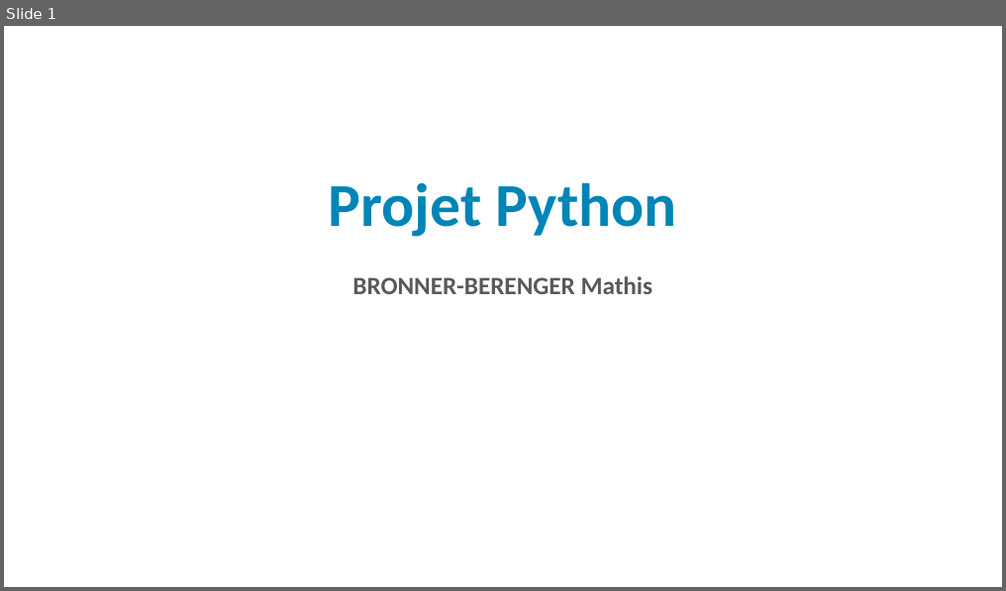
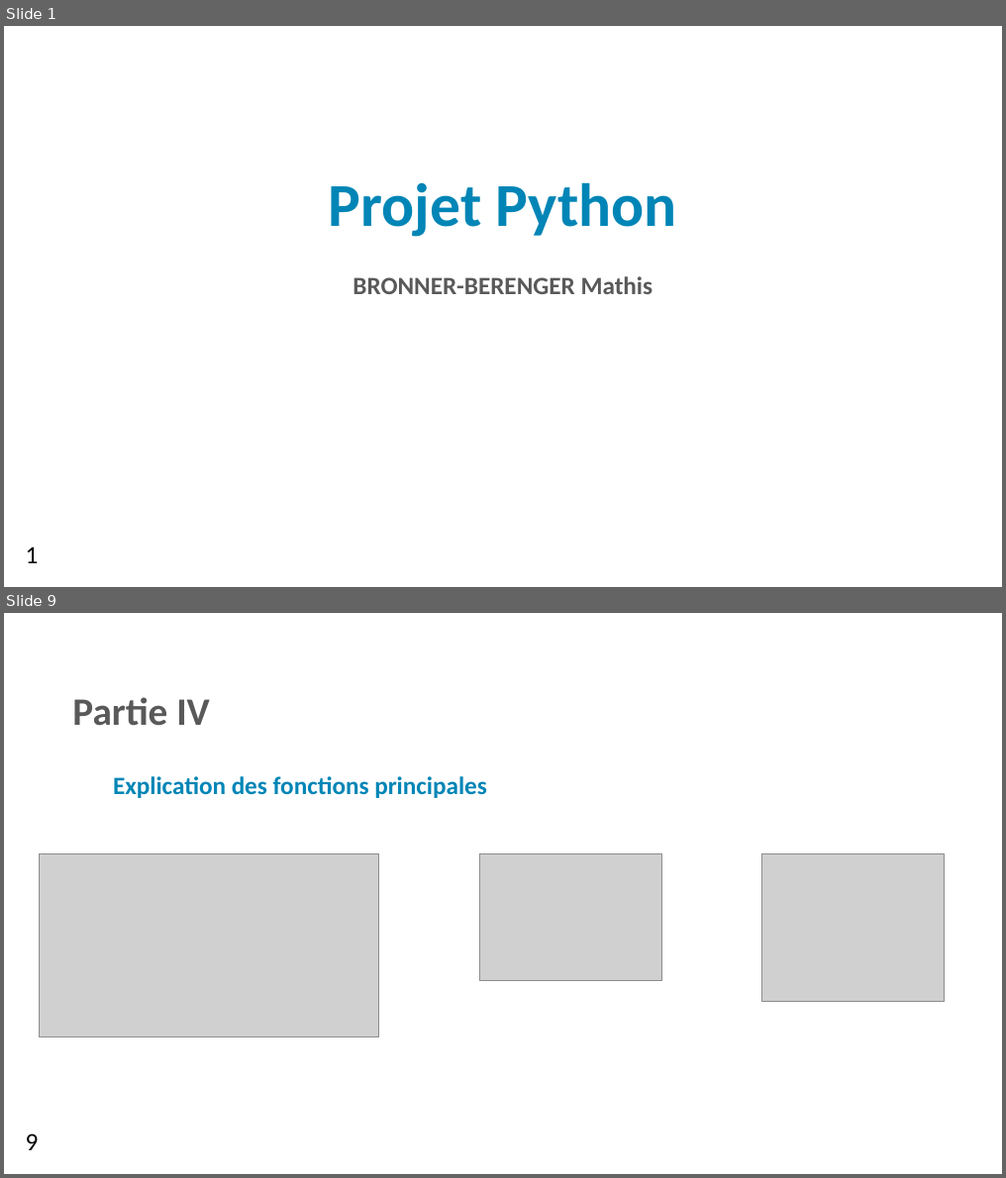
Before and after one commit to matmat201/Python_Project_M1, a slide deck: Présentation_Projet_Python.pptx. Shown one above the other, each under a label of ours: slide 1 before the commit, slides 1 and 9 after it; the slides between them are not shown. The pictures are 1006x591 and 1006x1178 pixels, drawn with LibreOffice and Linux fonts; fonts in the diff are those of the drawing; grey boxes stand for pictures; background and template pictures are left out. Boxes give left, top, right and bottom in pixels: in the first picture for what was removed or moved away, otherwise in the second. Text is boxed around its words. In the diff, an @@ line names an element or a change of style, - is before the commit and + after.

```diff
--- a/Présentation_Projet_Python.pptx
+++ b/Présentation_Projet_Python.pptx
@@ slide 9 added at (4, 613, 1002, 1174), background picture (left out) @@
@@ text added at (72, 697, 210, 726), 28 pt, text #595959, bold @@
+Partie IV
@@ text added at (113, 776, 487, 798), 18 pt, text #0085B6, bold @@
+Explication des fonctions principales
@@ picture added at (39, 854, 379, 1037) @@
@@ picture added at (480, 854, 661, 981) @@
@@ picture added at (762, 854, 944, 1001) @@
@@ text added at (26, 1134, 39, 1151), 18 pt, text #000000 @@
+9
@@ slide 1 changed as well @@
@@ text added at (26, 547, 39, 564), 18 pt, text #000000 @@
+1
```
Also in this commit, not shown: 10 other slides added, 1 slide removed.
